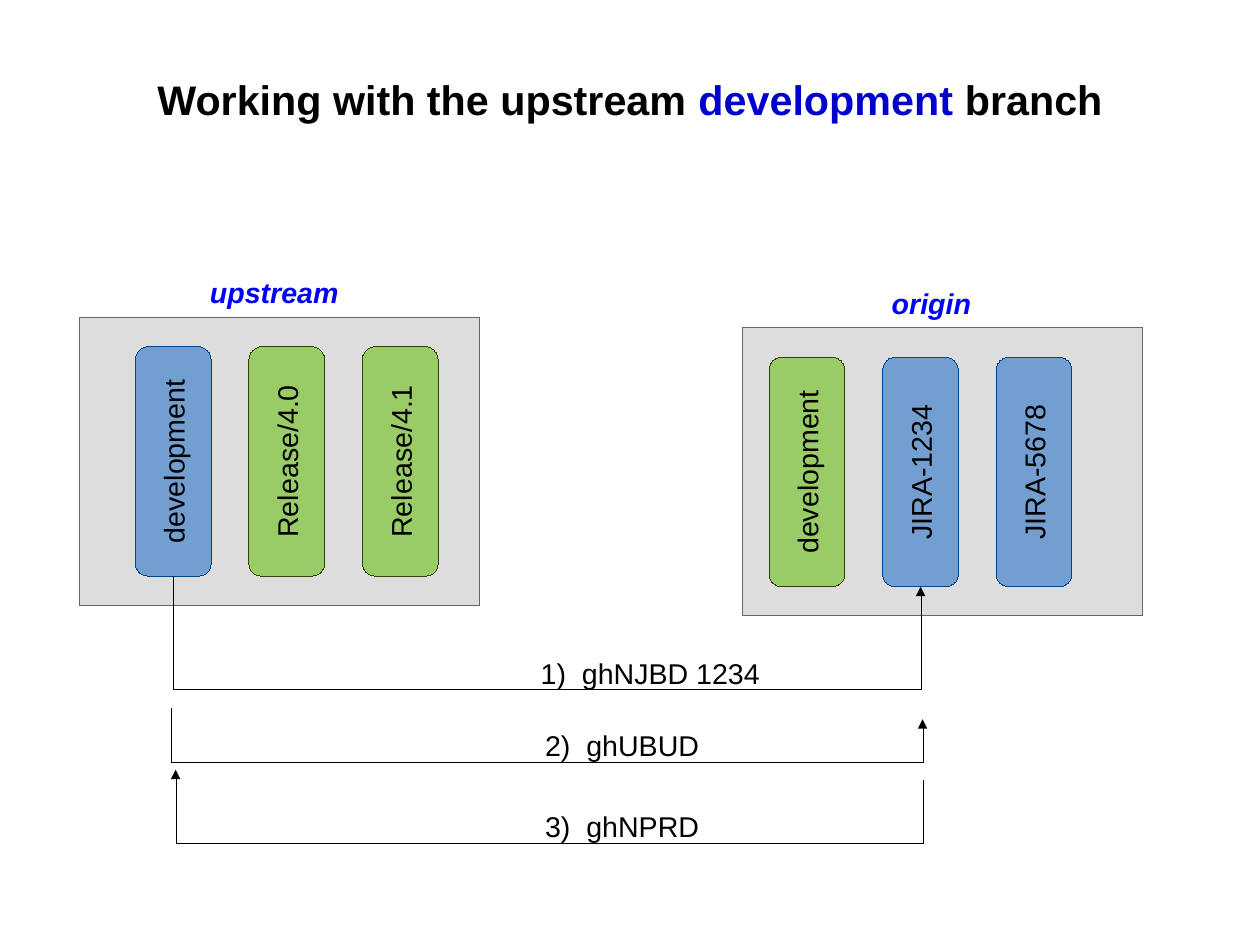
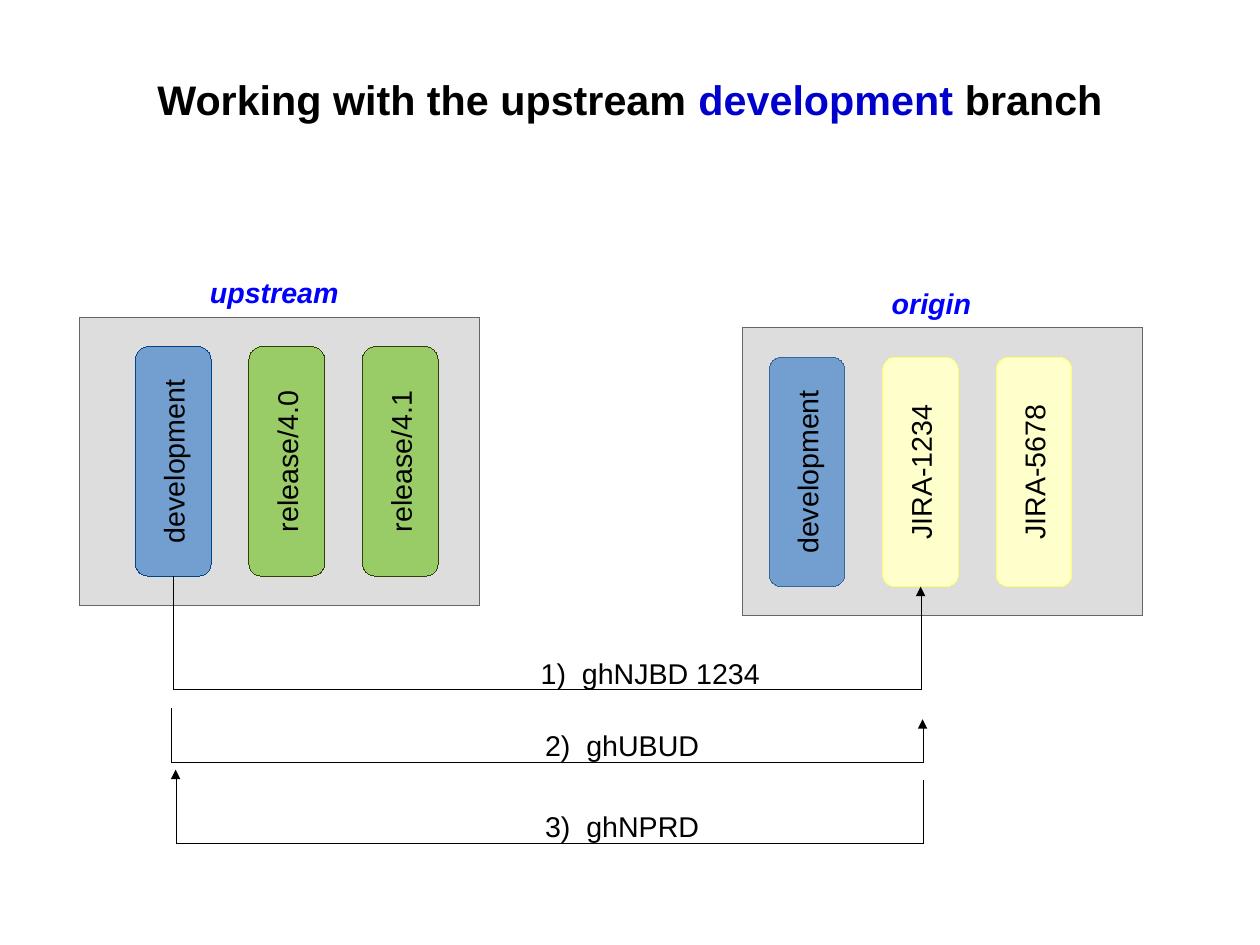
Before and after one commit to SiliconValleyOffice/GitHelp, a slide deck: slide 3 of Documents/RepositoryManagement.odp. Drawn at 1260x945 pixels with LibreOffice and Linux fonts; fonts in the diff are those of the drawing. Boxes give left, top, right and bottom in pixels: in the first picture for what was removed or moved away, otherwise in the second. Text is boxed around its words. In the diff, an @@ line names an element or a change of style, - is before the commit and + after.

```diff
--- a/Documents/RepositoryManagement.odp
+++ b/Documents/RepositoryManagement.odp
@@ rounded rectangle "development" at <box>770,357,846,587</box>: fill #99CC66 to #729FCF; outline #314004 0 pt to #336699 0 pt @@
@@ rounded rectangle "JIRA-1234" at <box>883,357,959,587</box>: fill #729FCF to #FFFFCC; outline #004586 0 pt to #FFFF66 0 pt @@
@@ rounded rectangle "JIRA-5678" at <box>996,357,1072,587</box>: fill #729FCF to #FFFFCC; outline #004586 0 pt to #FFFF66 0 pt @@
@@ text in rounded rectangle at <box>272,408,304,528</box>: text changed @@
-Release/4.0
+release/4.0
@@ text in rounded rectangle at <box>386,408,418,528</box>: text changed @@
-Release/4.1
+release/4.1
```
Also in this commit, not shown: 2 other slides changed, 3 other files.
